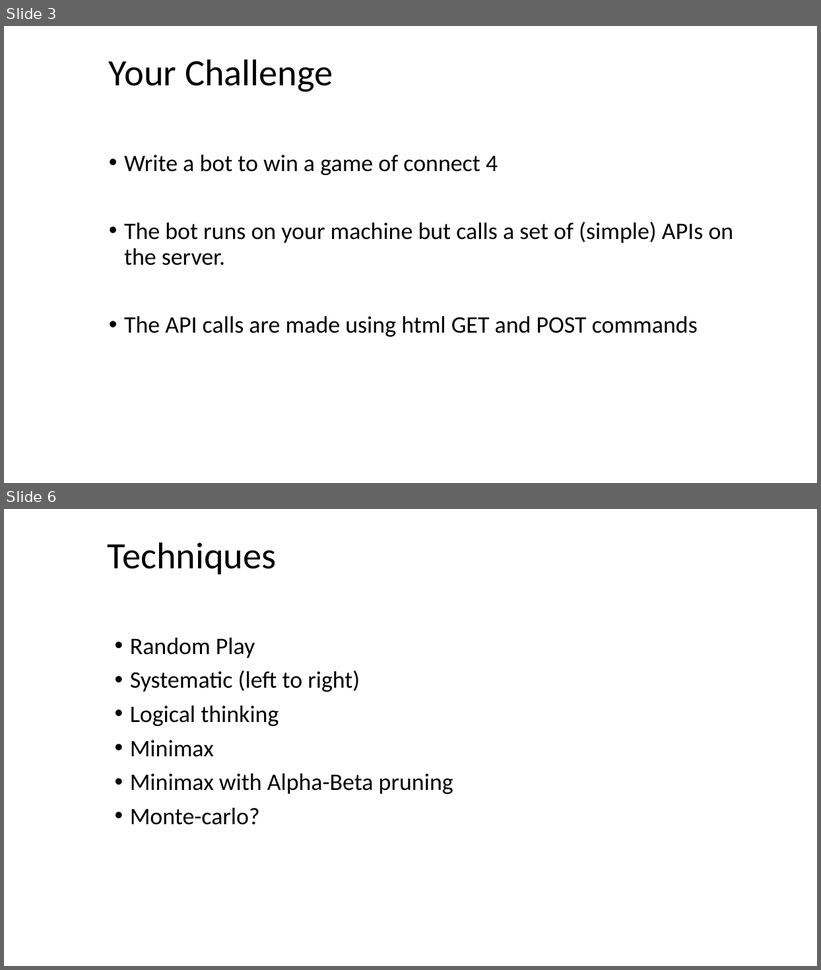
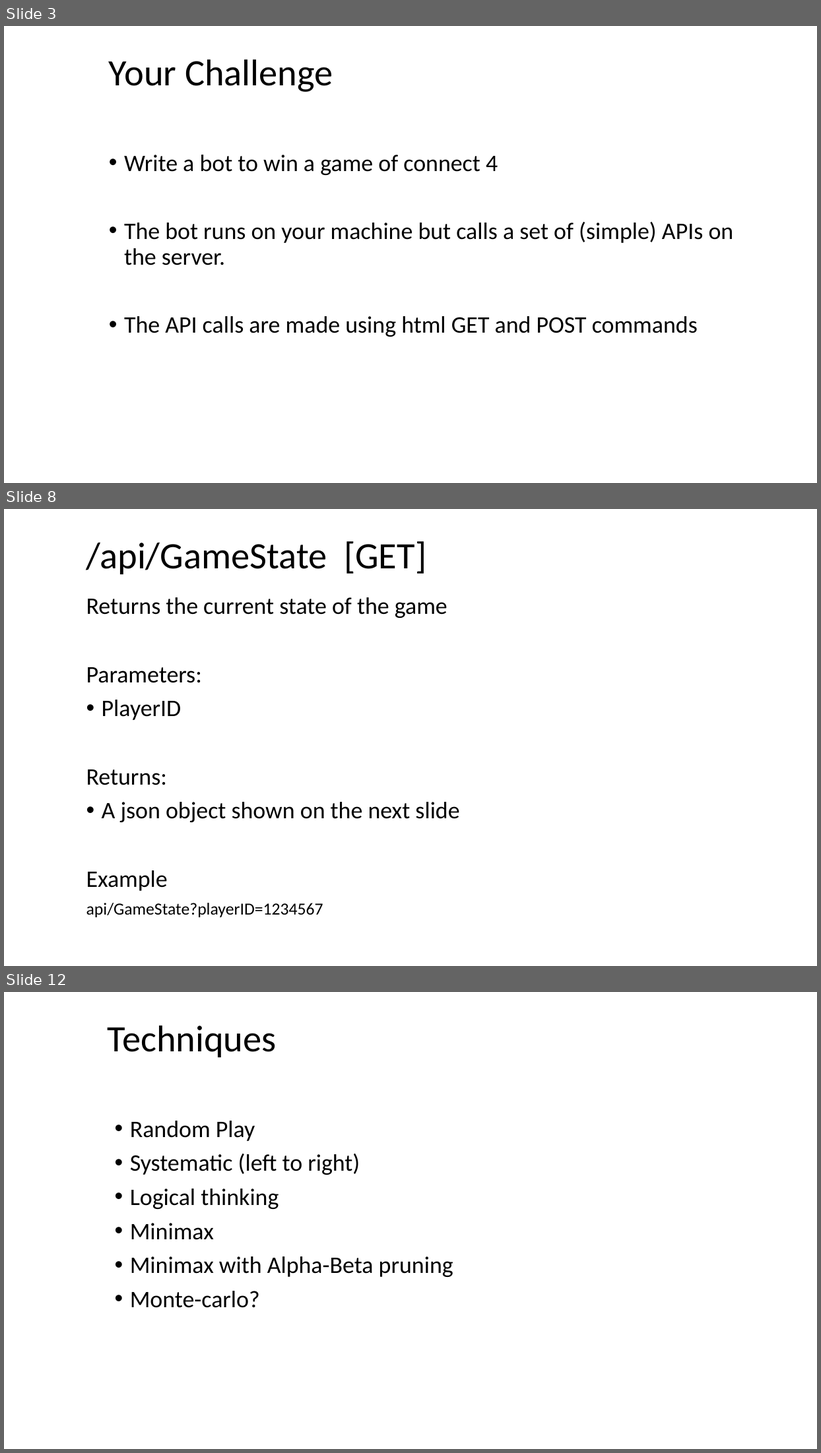
Before and after one commit to YorkCodeDojo/Connect4, a slide deck: Connect4.pptx. Shown one above the other, each under a label of ours: slides 3 and 6 before the commit, slides 3, 8 and 12 after it; the slides between them are not shown. The pictures are 821x970 and 821x1453 pixels, drawn with LibreOffice and Linux fonts; fonts in the diff are those of the drawing; background and template pictures are left out. Boxes give left, top, right and bottom in pixels: in the first picture for what was removed or moved away, otherwise in the second. Text is boxed around its words. In the diff, an @@ line names an element or a change of style, - is before the commit and + after.

```diff
--- a/Connect4.pptx
+++ b/Connect4.pptx
@@ slide 8 added at <box>4,509,817,966</box>, background #FFFFFF @@
@@ title added at <box>86,541,426,574</box>, 44 pt, text #000000 @@
+/api/GameState [GET]
@@ text added at <box>86,597,459,918</box>, 28 pt, text #000000 @@
+Returns the current state of the game
+Parameters:
+• PlayerID
+Returns:
+• A json object shown on the next slide
+Example
+api/GameState?playerID=1234567
@@ what was slide 6 is now slide 12 @@
```
Also in this commit, not shown: 4 slides changed, 7 other slides added, 6 other files.
